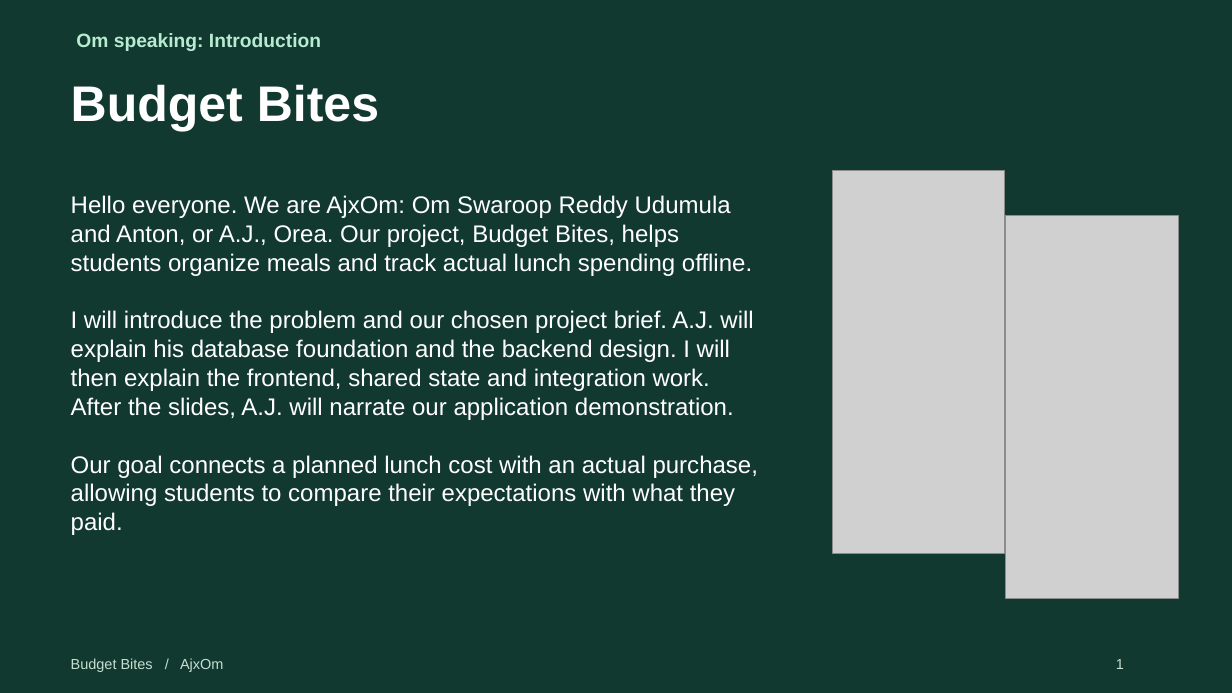
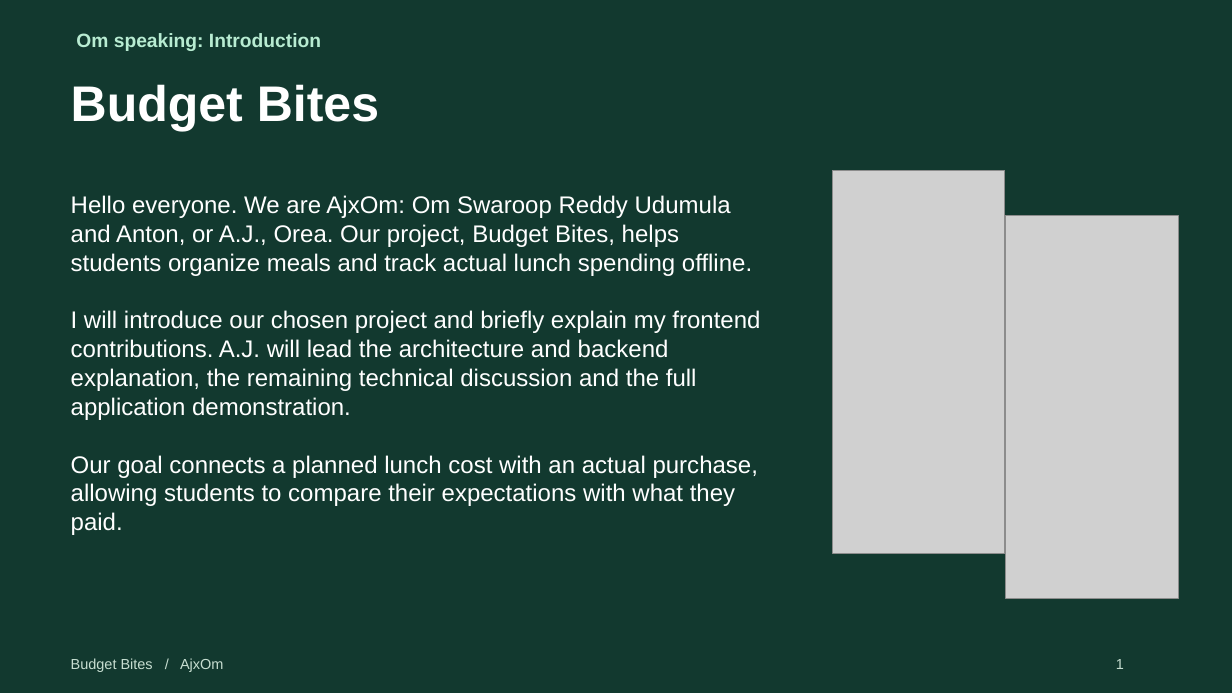
Before and after one commit to Omswaroopreddyudumula/ajxom-budget-bites, a slide deck: slide 1 of submission/Project1_Presentation.pptx. Drawn at 1232x693 pixels with LibreOffice and Linux fonts; fonts in the diff are those of the drawing; grey boxes stand for pictures. Boxes give left, top, right and bottom in pixels: in the first picture for what was removed or moved away, otherwise in the second. Text is boxed around its words. In the diff, an @@ line names an element or a change of style, - is before the commit and + after.

Commit message:
Shift presentation lead to A.J. and shorten Om's speaking sections

```diff
--- a/submission/Project1_Presentation.pptx
+++ b/submission/Project1_Presentation.pptx
@@ text at bbox=[71, 310, 760, 420]: text changed @@
-I will introduce the problem and our chosen project brief. A.J. will explain his database foundation and the backend design. I will then explain the frontend, shared state and integration work. After the slides, A.J. will narrate our application demonstration.
+I will introduce our chosen project and briefly explain my frontend contributions. A.J. will lead the architecture and backend explanation, the remaining technical discussion and the full application demonstration.
```
Also in this commit, not shown: 17 other slides changed, 3 other files.
